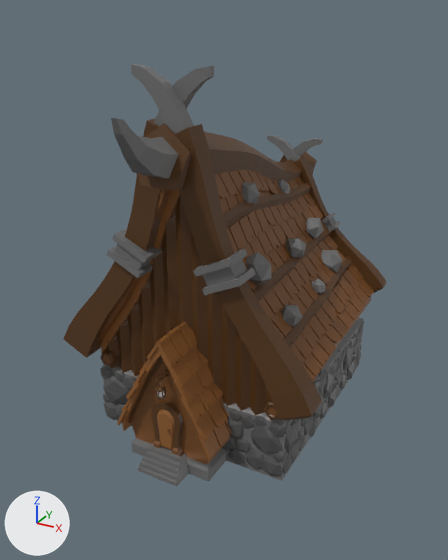
The FBX model Viking-Game/Assets/Models/B_Base/B_ChiefBase.fbx, before and after one commit.
The view is the same before and after, from a 50 mm camera at (0.91, 7.45, 22.35) aimed at (-5.85, 19.74, 16.21). Every picture has the same lights, and +X, +Y and +Z are marked at lower left.

The first picture shows 'B_ChiefBase'.
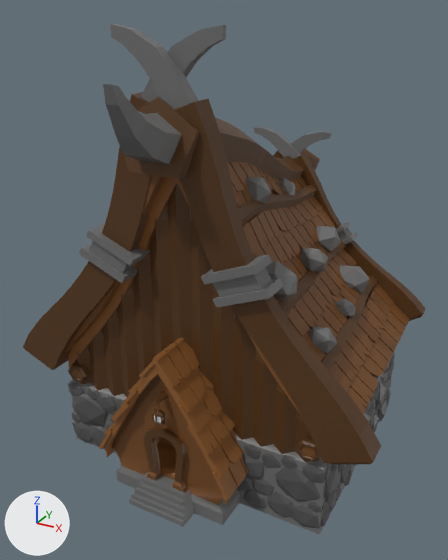
Location of each change, (x1, y1, x2, y2) in pixels of the pictures (448 x 560 px; the box of a moved part takes in the faces that stretch with it):
```json
{"object": "B_ChiefBase", "change": "reshaped, rescaled", "before": [63, 63, 386, 487], "after": [23, 24, 425, 535], "on screen": "24% wider, 20% taller"}
{"part": 1, "of": "me_plane_315", "change": "deleted", "before": [157, 409, 175, 450], "on screen": "brown"}
{"part": 2, "of": "me_plane_315", "change": "moved or reshaped", "before": [102, 365, 288, 481], "after": [70, 380, 328, 535]}
```

Edits to the scene script, one JSON object a line:
```json
{"block": "me_plane_315", "where": "# used by ob_b_chiefbase; location = (-5.5, 19.67, 18.08); rotation_euler = (1.571, 0.0, 0.0), in degrees (90, 0, 0); scale = (0.01, 0.01, 0.01)"}
{"op": "remove", "block": "me_plane_315", "code": "me_plane_315.from_pydata(...)  # 8926 vertices, 8837 faces; spans x -343.0..302.0, y -549.0..331.0, z -471.0..394.0"}
{"op": "add", "block": "me_plane_315", "code": "me_plane_315.from_pydata(...)  # 8736 vertices, 8679 faces; spans x -343.0..302.0, y -549.0..331.0, z -471.0..394.0"}
{"block": "me_plane_315", "change": "me_plane_315 part 1: the loose piece of 124 vertices spanning x -47.0..3.0, y -493.0..-383.0, z 275.0..289.0 is deleted"}
{"block": "me_plane_315", "change": "me_plane_315 part 2"}
{"block": "me_plane_315", "change": "5 faces are deleted"}
{"block": "me_plane_315", "change": "4 vertices in x -268.0..226.0, y -545.0..-393.0, z 199.0 move by (0.0, 0.0, 1.0)"}
{"block": "me_plane_315", "change": "4 vertices are added at (-101.0, -393.0, 200.0), (47.0, -393.0, 200.0), (55.0, -545.0, 200.0), (-105.0, -545.0, 200.0)"}
{"block": "me_plane_315", "change": "3 new faces join them, mat_lightgrey (dark grey #6e6e6e)"}
{"block": "me_plane_315", "change": "1 new face joins them, mat_brown (brown #744921)"}
{"op": "set", "path": "ob_b_chiefbase.scale", "old": "(0.01, 0.01, 0.01)", "new": "(0.0143, 0.012, 0.01)"}
```
